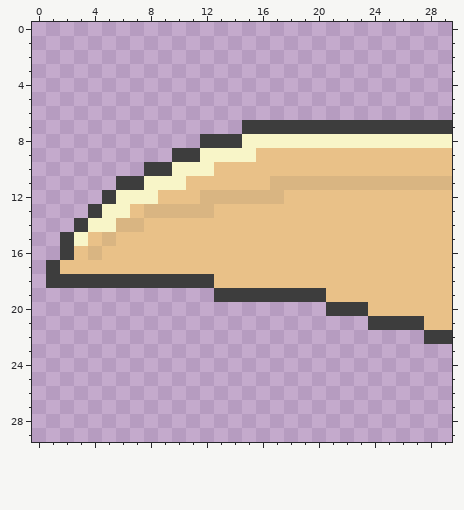
Pixel-art sprite: images/tip_left_1.png. This is how it looked before the edit.
The file is 30x30 pixels.
Now the later version:
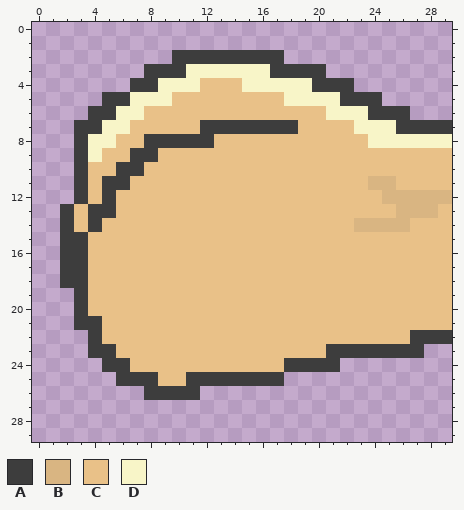
Palette (. is transparent): A #3d3d3d  B #d9b582  C #e9c188  D #f8f5c8
The exact change:
@@ x 0..29 @@
  1 ..............................
- 2 ..............................
- 3 ..............................
- 4 ..............................
- 5 ..............................
- 6 ..............................
- 7 ...............AAAAAAAAAAAAAAA
- 8 ............AAADDDDDDDDDDDDDDD
- 9 ..........AADDDDCCCCCCCCCCCCCC
-10 ........AADDDCCCCCCCCCCCCCCCCC
-11 ......AADDDCCCCCCBBBBBBBBBBBBB
-12 .....ADDDCCCBBBBBBCCCCCCCCCCCC
-13 ....ADDCBBBBBCCCCCCCCCCCCCCCCC
-14 ...ADDBBCCCCCCCCCCCCCCCCCCCCCC
-15 ..ADCBCCCCCCCCCCCCCCCCCCCCCCCC
-16 ..ACBCCCCCCCCCCCCCCCCCCCCCCCCC
-17 .ACCCCCCCCCCCCCCCCCCCCCCCCCCCC
-18 .AAAAAAAAAAAACCCCCCCCCCCCCCCCC
-19 .............AAAAAAAACCCCCCCCC
-20 .....................AAACCCCCC
-21 ........................AAAACC
-22 ............................AA
-23 ..............................
-24 ..............................
-25 ..............................
-26 ..............................
+ 2 ..........AAAAAAAA............
+ 3 ........AAADDDDDDAAAA.........
+ 4 .......AADDDCCCDDDDDAAA.......
+ 5 .....AADDDCCCCCCCCDDDDAAA.....
+ 6 ....AADDCCCCCCCCCCCCCDDDAAA...
+ 7 ...AADDCCCCCAAAAAAACCCCDDDAAAA
+ 8 ...ADDCCAAAAACCCCCCCCCCCDDDDDD
+ 9 ...ADCCAACCCCCCCCCCCCCCCCCCCCC
+10 ...ACCAACCCCCCCCCCCCCCCCCCCCCC
+11 ...ACAACCCCCCCCCCCCCCCCCBBCCCC
+12 ...ACACCCCCCCCCCCCCCCCCCCBBBBB
+13 ..ACAACCCCCCCCCCCCCCCCCCCCBBBC
+14 ..ACACCCCCCCCCCCCCCCCCCBBBBCCC
+15 ..AACCCCCCCCCCCCCCCCCCCCCCCCCC
+16 ..AACCCCCCCCCCCCCCCCCCCCCCCCCC
+17 ..AACCCCCCCCCCCCCCCCCCCCCCCCCC
+18 ..AACCCCCCCCCCCCCCCCCCCCCCCCCC
+19 ...ACCCCCCCCCCCCCCCCCCCCCCCCCC
+20 ...ACCCCCCCCCCCCCCCCCCCCCCCCCC
+21 ...AACCCCCCCCCCCCCCCCCCCCCCCCC
+22 ....ACCCCCCCCCCCCCCCCCCCCCCAAA
+23 ....AACCCCCCCCCCCCCCCAAAAAAA..
+24 .....AACCCCCCCCCCCAAAA........
+25 ......AAACCAAAAAAA............
+26 ........AAAA..................
 27 ..............................
Changed places in both pictures, as pixel boxes (x1, y1, x2, y2):
changed: (46, 50, 452, 400)
